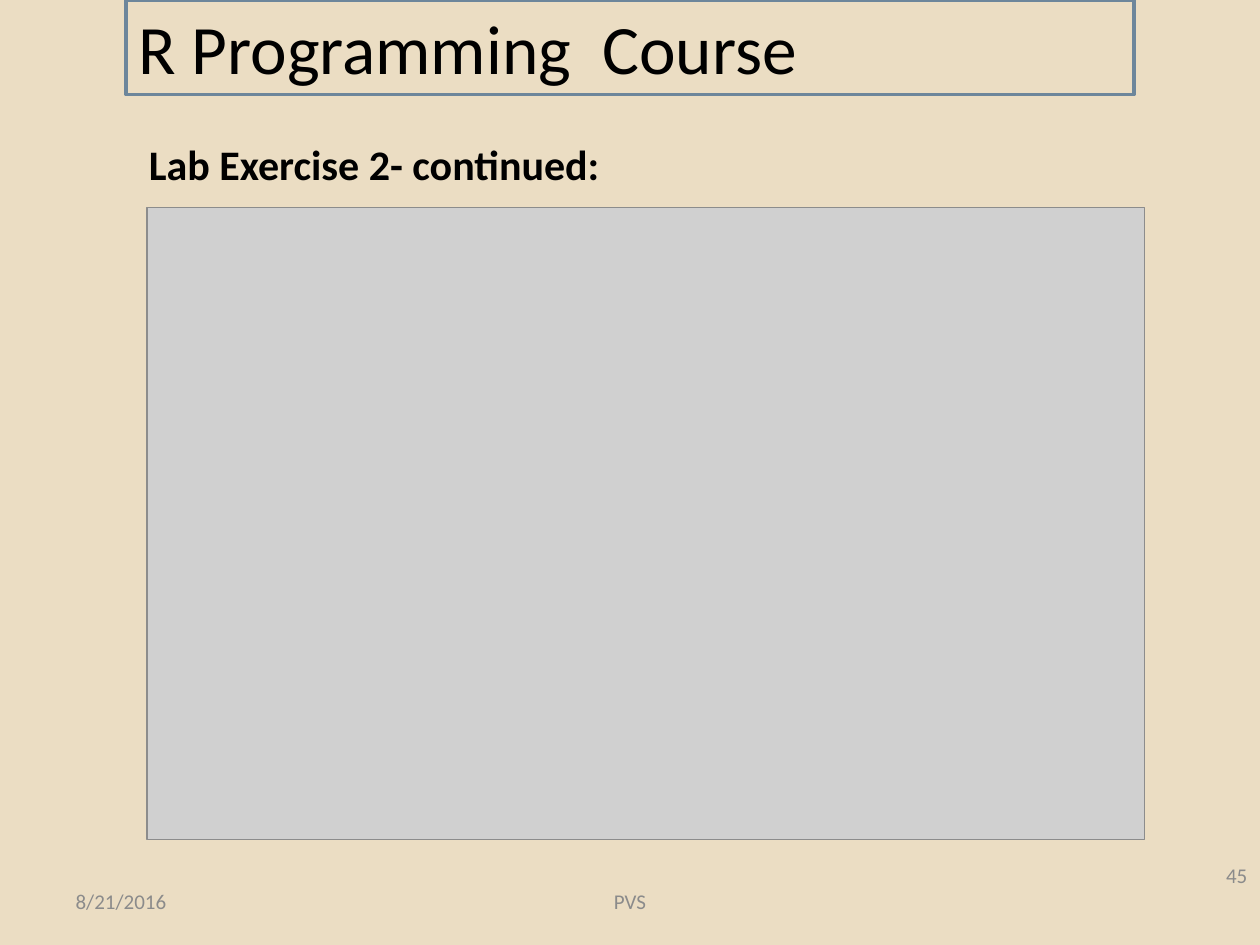
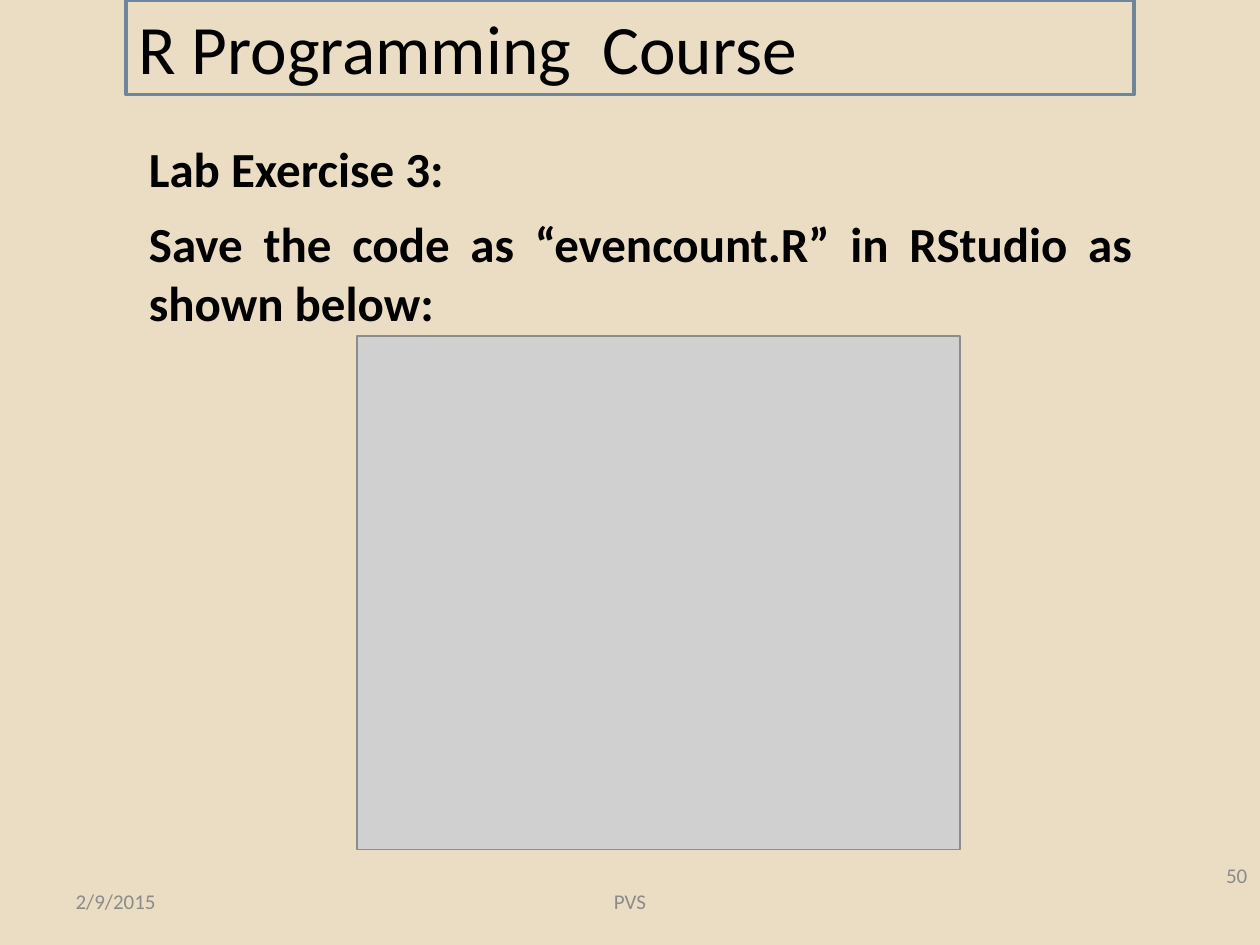
Before and after one commit to pvs-greatlakes/R-materials, a slide deck: slide 50 of R Programming_Lessons_3.pptx (slide 45 before the commit). Drawn at 1260x945 pixels with LibreOffice and Linux fonts; fonts in the diff are those of the drawing; grey boxes stand for pictures; background and template pictures are left out. Boxes give left, top, right and bottom in pixels: in the first picture for what was removed or moved away, otherwise in the second. Text is boxed around its words. In the diff, an @@ line names an element or a change of style, - is before the commit and + after.

```diff
--- a/R Programming_Lessons_3.pptx
+++ b/R Programming_Lessons_3.pptx
@@ text at box(149, 152, 1132, 322): text changed; size 24 to 28 pt @@
-Lab Exercise 2- continued:
+Lab Exercise 3:
+Save the code as “evencount.R” in RStudio as shown below:
@@ picture removed at box(147, 208, 1145, 839) @@
@@ picture added at box(357, 336, 960, 850) @@
@@ page number at box(1226, 869, 1247, 883): text changed @@
-45
+50
@@ text at box(76, 894, 156, 910): text changed @@
-8/21/2016
+2/9/2015
```
Also in this commit, not shown: 24 other slides changed, 25 slides added, 23 slides removed, 6 other files.
